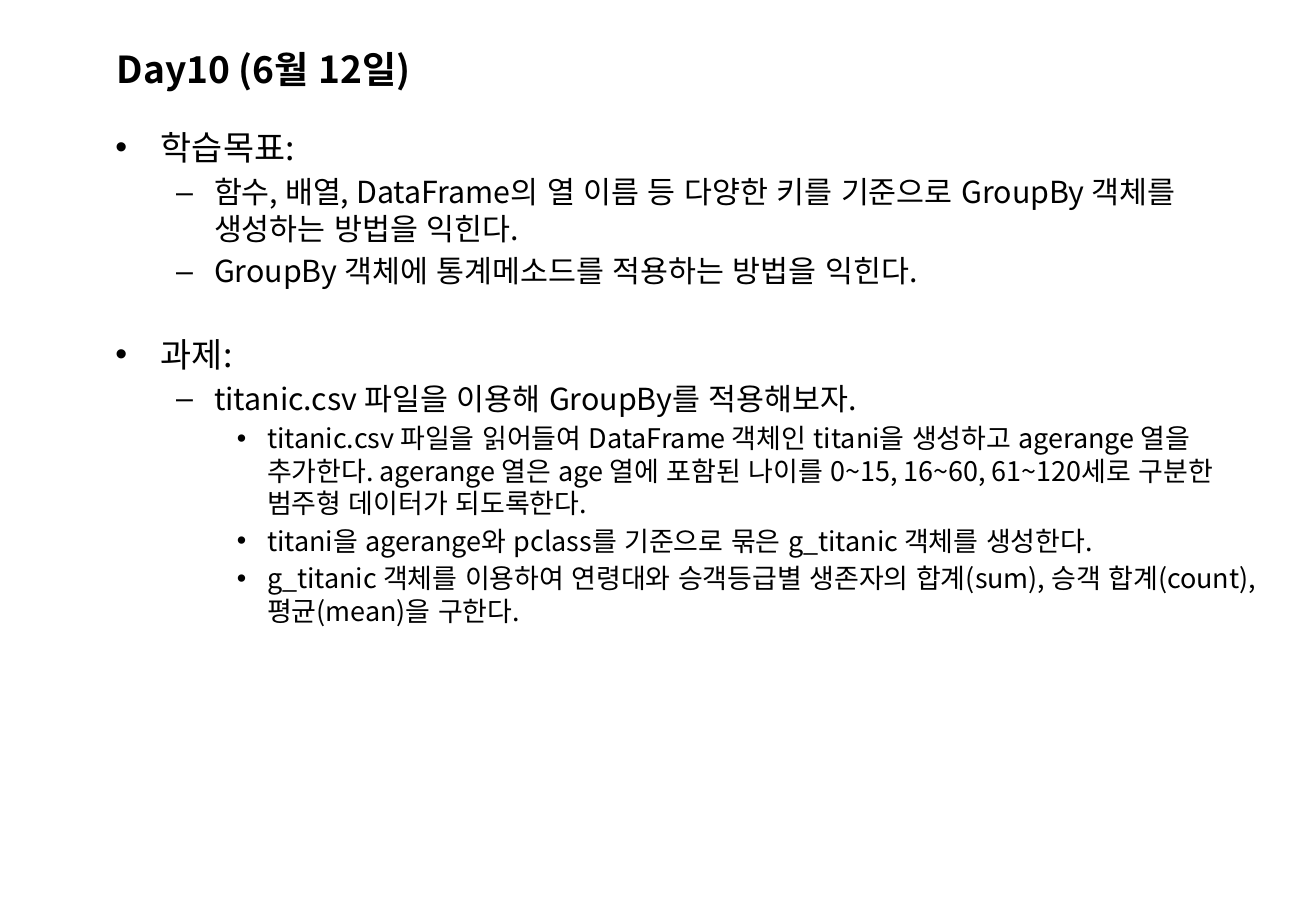
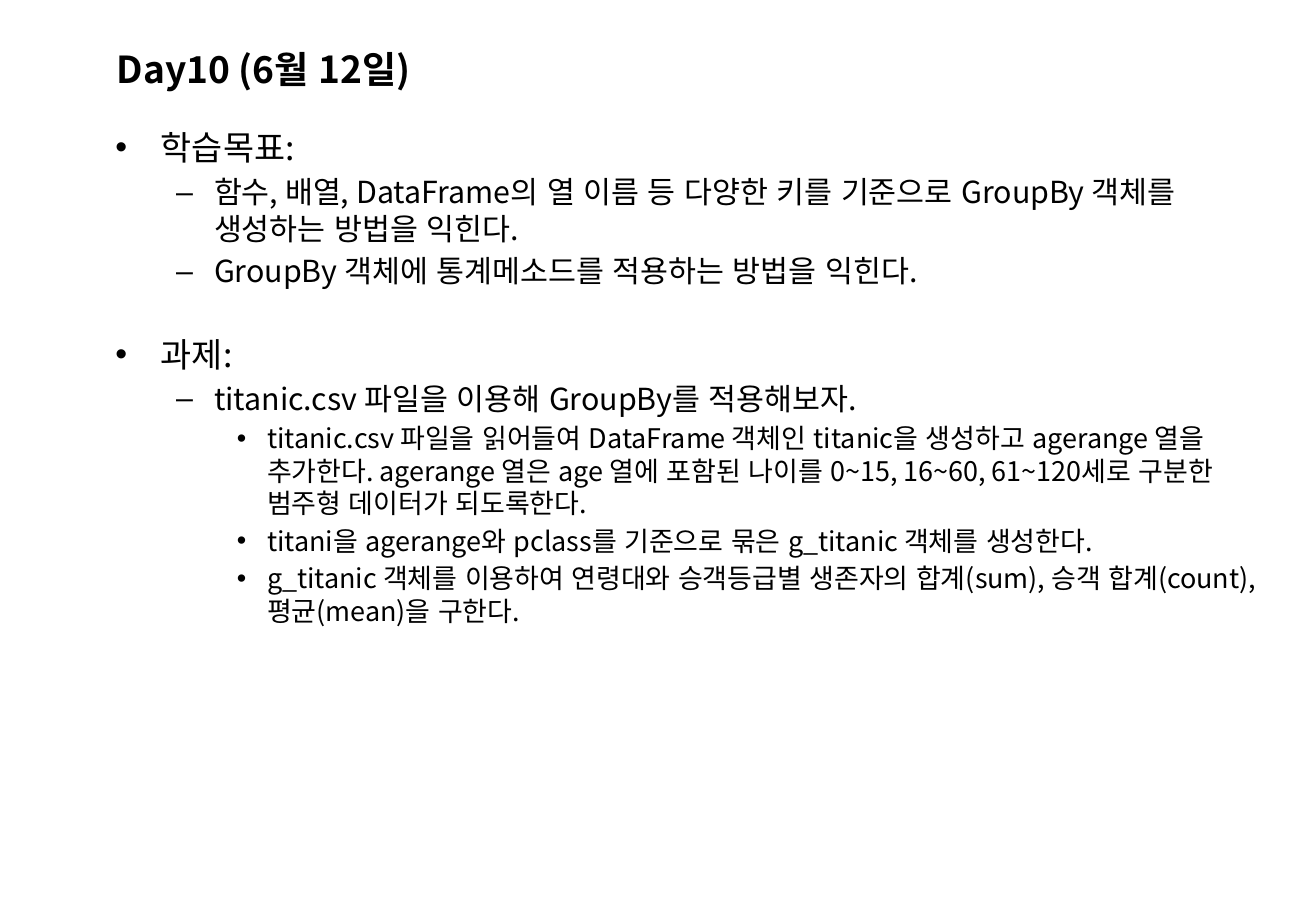
Before and after one commit to sulheebaek/DAPython, a slide deck: slide 14 of 한2018_파이썬을 활용한 데이터 분석_강의개요.pptx (slide 13 before the commit). Drawn at 1316x911 pixels with LibreOffice and Linux fonts; fonts in the diff are those of the drawing; background and template pictures are left out. Boxes give left, top, right and bottom in pixels: in the first picture for what was removed or moved away, otherwise in the second. Text is boxed around its words. In the diff, an @@ line names an element or a change of style, - is before the commit and + after.

```diff
--- a/한2018_파이썬을 활용한 데이터 분석_강의개요.pptx
+++ b/한2018_파이썬을 활용한 데이터 분석_강의개요.pptx
@@ text at bbox=[267, 425, 1213, 515]: text changed @@
-    • titanic.csv 파일을 읽어들여 DataFrame 객체인 titani을 생성하고 agerange 열을 추가한다. agerange 열은 age 열에 포함된 나이를 0~15, 16~60, 61~120세로 구분한 범주형 데이터가 되도록한다.
+    • titanic.csv 파일을 읽어들여 DataFrame 객체인 titanic을 생성하고 agerange 열을 추가한다. agerange 열은 age 열에 포함된 나이를 0~15, 16~60, 61~120세로 구분한 범주형 데이터가 되도록한다.
```
Also in this commit, not shown: 2 other slides changed, 9 slides added, 1 other file.
